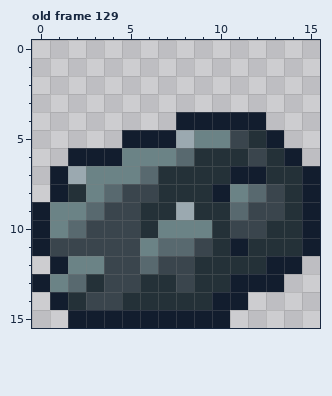
Pixel-art file, stored at aseprite/main.aseprite. This is how it looked before the edit.
16x16 pixels, 319 frames. Colours within 5 levels of each other are drawn and written as one. Shown: old frame 129. The commit also changed other frames, which this record leaves out.
Once edited:
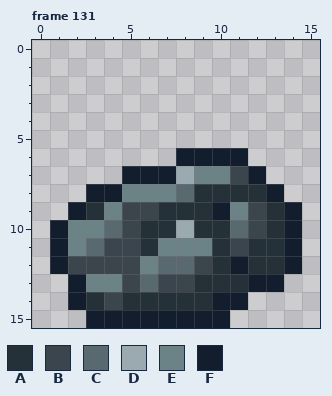
Palette (. is transparent): A #243138  B #3a454d  C #58696f  D #9ba9b0  E #6b8386  F #121d2e
Change:
frames 319 -> 321
Changed rows in their new state; - is an unchanged pixel.
Frame 131 against old frame 129, layer "main":
first column x 0:
 4 --------.....---
 5 -----.........--
 6 --......FFFF...-
 7 -....FFFDEEB-...
 8 -..FFEEEC-AAAF..
 9 ..FAE-B-A-FE-AF.
10 .FEEC--ADA-C--F.
11 .FEC--AEEE-B--F.
12 --BB--ECCB-F-A--
13 ..FEE-CB---A----
14 -.FA------------
15 --.-------------
Where, in picture pixels (left, top, right, bottom), the same in both pictures:
changed: (32, 112, 320, 328)
